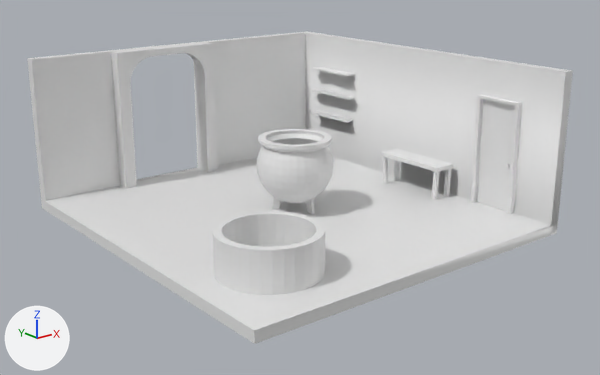
One commit to the FBX model graphics/Levels/Level-2.fbx: the scene before it, then after it.
Camera for both pictures: a camera (50 mm lens) standing at (-9.86, -22.94, 7.66) and looking at (3.92, -5.72, 0.77). The lights are fixed; the arrows at lower left show +X, +Y and +Z. The older version comes first. Where no turn or scale is listed for an object, it has been applied to the vertices. Vertices at exactly the same position are counted once.

Objects in the first picture: 'Arc-To-Room', 'Cauldron', 'Door', 'Door-Frame', 'Layout', 'Shelf', 'Shelf.001', 'Shelf.002', 'Table', 'Well'.
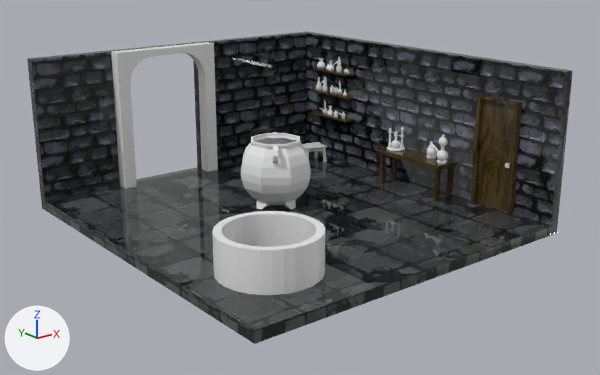
Commit message: Levels 1-5 with Principle BSDF

Pixel boxes [x1, y1, x2, y2] of what changed, in the pictures (600 x 375 px):
'Layout', surface changed (white to grey)
    both: [27, 31, 573, 344]
'Cauldron', reshaped, moved, turned, rescaled
    before: [257, 129, 333, 214]
    after: [241, 132, 311, 210]
'Door', surface changed (white to brown)
    both: [477, 99, 515, 212]
'Table', surface changed, rescaled (9% wider)
    before: [381, 149, 454, 200]
    after: [377, 147, 457, 201]
'Door-Frame', surface changed (white to brown)
    both: [471, 95, 522, 214]
'Flask_Set1', added
    after: [426, 134, 448, 163]
'Flas_Set2', added
    after: [387, 127, 405, 151]
'Shelf.001', surface changed (darker)
    both: [311, 88, 354, 99]
'Shelf', surface changed (white to brown)
    both: [311, 110, 353, 123]
'Shelf.002', surface changed
    both: [313, 67, 355, 76]
'FLask6.001', added
    after: [329, 57, 342, 72]
'FLask6', added
    after: [317, 77, 328, 91]
'Flask1', added
    after: [317, 58, 325, 68]
'Flask_Set2.001', added
    after: [334, 110, 346, 118]
'Flask3', added
    after: [316, 77, 322, 90]
'Flask2.001', added
    after: [327, 106, 334, 116]
'Flask7', added
    after: [334, 80, 342, 94]
'Flask7.001', added
    after: [319, 100, 327, 114]
part 1 of me_cube, surface changed (white to grey)
    both: [27, 31, 573, 330]

What changed in the scene script:
```text
Change mat_table:
    remove mat_table.base_color = (0.8, 0.8, 0.8)  # white #e7e7e7
    add mat_table.texture = img_tabl1epix_png
    mat_table.roughness: 0.4 -> 0.0
Change mat_brick_floor_blue:
    remove mat_brick_floor_blue.base_color = (0.8, 0.8, 0.8)  # white #e7e7e7
    add mat_brick_floor_blue.texture = img_floortextblue_png
    mat_brick_floor_blue.roughness: 0.4 -> 0.0
Change mat_brick_wall_blue:
    remove mat_brick_wall_blue.base_color = (0.8, 0.8, 0.8)  # white #e7e7e7
    add mat_brick_wall_blue.texture = img_wallttextblue1_png
    mat_brick_wall_blue.roughness: 0.4 -> 0.0
Change me_sphere:
    used by ob_cauldron; location = (4.09, -5.28, 1.29); rotation_euler = (0.0, 0.0, -1.403), in degrees (0, 0, -80); scale = (1.07, 1.07, 1.07)
    remove me_sphere.from_pydata(...)  # 846 vertices, 876 faces; spans x -1.0..1.0, y -1.0..1.0, z -1.28..0.75
    add me_sphere.from_pydata(...)  # 288 vertices, 291 faces; spans x -0.67..0.67, y -0.6..0.6, z 0.01..1.18
    me_sphere part 2: 846 vertices removed from x -1.0..1.0, y -1.0..1.0, z -1.28..0.75; 288 vertices added at x -0.67..0.67, y -0.6..0.6, z 0.01..1.18
Change me_cube:
    where me_cube.from_pydata(...)  # 42 vertices, 45 faces; spans x -3.86..6.29, y -9.53..1.3, z -0.32..4.14
    me_cube part 1: texture (UV) coordinates of 29 of 45 faces, centred in x -3.86..6.29, y -9.53..1.3, z -0.02..4.14, changed; they spanned u -2.66..3.66, v -3.03..4.04 and now span u -4.91..5.91, v -5.54..6.54
Change ob_cauldron:
    ob_cauldron.location: (4.09, -5.28, 1.29) -> (3.93, -4.59, 0.0)
    ob_cauldron.rotation_euler: (0.0, 0.0, -1.403) -> (0.0, 0.0, 0.928)  # degrees (0, 0, -80) -> degrees (0, 0, 53)
    ob_cauldron.scale: (1.07, 1.07, 1.07) -> (1.64, 1.64, 1.64)
Change ob_table:
    ob_table.scale: (1.18, 1.18, 1.18) -> (1.29, 1.29, 1.29)
Add ob_flask7_001:
    ob_flask7_001 = bpy.data.objects.new('Flask7.001', me_circle_005)  # 223 vertices, 209 faces; spans x -0.161..0.1, y -0.095..0.106, z -0.214..0.271
    ob_flask7_001.location = (8.46, -1.4, 1.71)
Add ob_flask_set2_001:
    ob_flask_set2_001 = bpy.data.objects.new('Flask_Set2.001', me_sphere_001)  # 336 vertices, 304 faces; spans x -0.166..0.08, y -0.08..0.349, z -0.102..0.134
    ob_flask_set2_001.location = (8.53, -2.3, 1.6)
Add ob_flask3:
    ob_flask3 = bpy.data.objects.new('Flask3', me_nurbspath_002)  # 306 vertices, 312 faces; spans x -0.099..0.099, y -0.099..0.099, z -0.219..0.25
    ob_flask3.location = (8.47, -1.08, 2.49)
Add ob_flask6_001:
    ob_flask6_001 = bpy.data.objects.new('FLask6.001', me_circle_004)  # 152 vertices, 146 faces; spans x -0.274..0.098, y -0.098..0.188, z -0.006..0.51
    ob_flask6_001.location = (8.48, -2.1, 3.02)
Add ob_flask1:
    ob_flask1 = bpy.data.objects.new('Flask1', me_nurbspath)  # 306 vertices, 312 faces; spans x -0.142..0.142, y -0.142..0.142, z 0.0..0.355
    ob_flask1.location = (8.49, -1.16, 3.03)
Add ob_flas_set2:
    ob_flas_set2 = bpy.data.objects.new('Flas_Set2', me_circle_003)  # 348 vertices, 319 faces; spans x -0.277..0.285, y -0.29..0.272, z -0.056..0.65
    ob_flas_set2.location = (8.15, -5.19, 1.13)
Add ob_flask2_001:
    ob_flask2_001 = bpy.data.objects.new('Flask2.001', me_nurbspath_006)  # 306 vertices, 312 faces; spans x -0.113..0.113, y -0.113..0.113, z -0.178..0.176
    ob_flask2_001.location = (8.43, -1.74, 1.66)
Add ob_flask_set1:
    ob_flask_set1 = bpy.data.objects.new('Flask_Set1', me_sphere_1)  # 432 vertices, 400 faces; spans x -0.166..0.323, y -0.166..0.728, z -0.21..0.635
    ob_flask_set1.location = (8.16, -7.1, 1.26)
Add ob_flask7:
    ob_flask7 = bpy.data.objects.new('Flask7', me_circle_005.copy())
    ob_flask7.location = (8.46, -2.16, 2.5)
Add ob_flask6:
    ob_flask6 = bpy.data.objects.new('FLask6', me_circle_004.copy())
    ob_flask6.location = (8.48, -1.38, 2.27)
```
